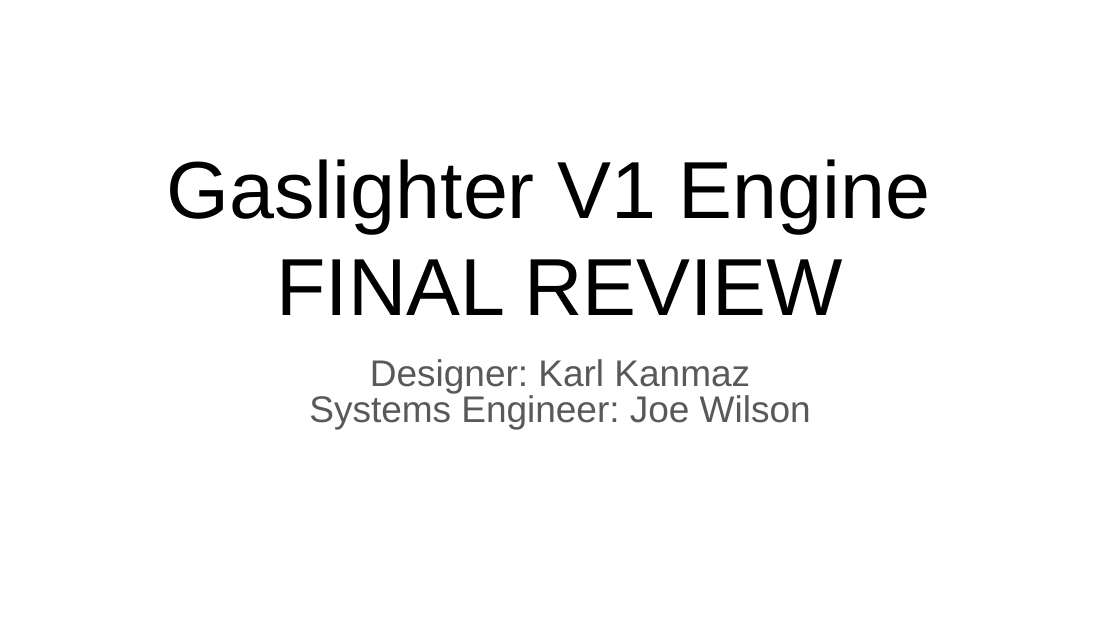
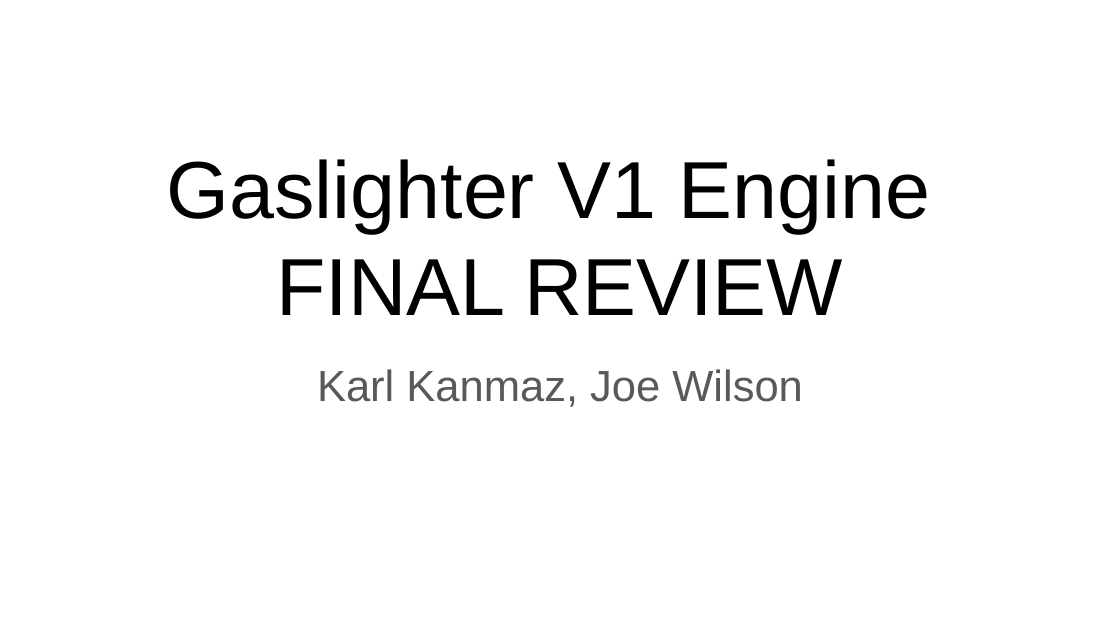
Before and after one commit to ControlSoup/Thrusty, a slide deck: slide 1 of projects/nitrious_engine/presentations/Review.odp. Drawn at 1120x630 pixels with LibreOffice and Linux fonts; fonts in the diff are those of the drawing. Boxes give left, top, right and bottom in pixels: in the first picture for what was removed or moved away, otherwise in the second. Text is boxed around its words. In the diff, an @@ line names an element or a change of style, - is before the commit and + after.

```diff
--- a/projects/nitrious_engine/presentations/Review.odp
+++ b/projects/nitrious_engine/presentations/Review.odp
@@ subtitle at [317,369,803,407]: text changed; size 23.8 to 28 pt @@
-Designer: Karl Kanmaz
-Systems Engineer: Joe Wilson
+Karl Kanmaz, Joe Wilson
```
Also in this commit, not shown: 5 other slides changed, 1 slide added, 1 slide removed, 22 other files.
